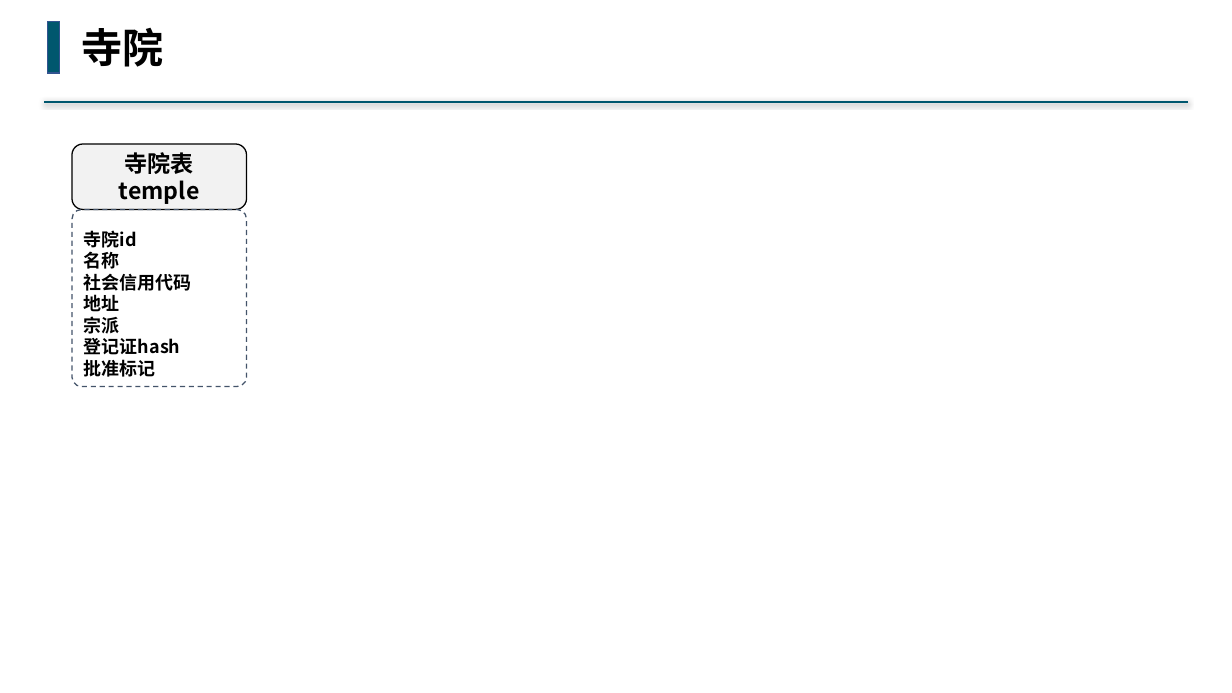
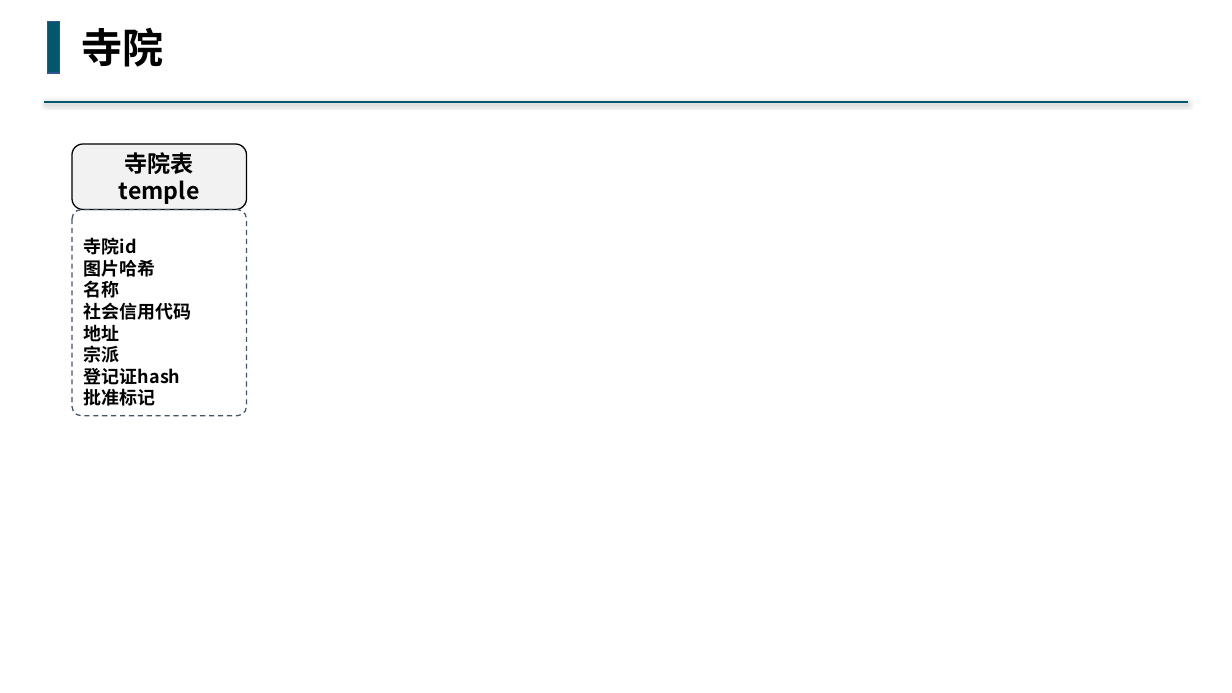
Before and after one commit to buddhachain/buddhaContract, a slide deck: slide 6 of doc/02.角色.pptx. Drawn at 1232x693 pixels with LibreOffice and Linux fonts; fonts in the diff are those of the drawing. Boxes give left, top, right and bottom in pixels: in the first picture for what was removed or moved away, otherwise in the second. Text is boxed around its words. In the diff, an @@ line names an element or a change of style, - is before the commit and + after.

```diff
--- a/doc/02.角色.pptx
+++ b/doc/02.角色.pptx
@@ rounded rectangle "寺院id": place and size @@
-rounded rectangle "寺院id" at (72, 210, 247, 387)
+rounded rectangle "寺院id" at (72, 210, 247, 416)
@@ text in rounded rectangle at (84, 259, 156, 281): paragraph added @@
+图片哈希
```
Also in this commit, not shown: 1 other slide changed, 2 other files.
